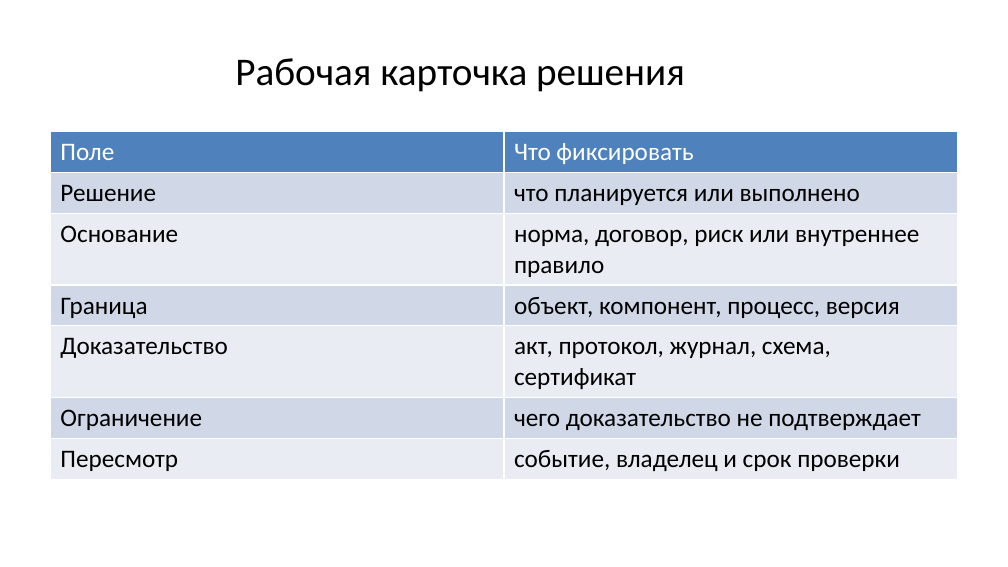
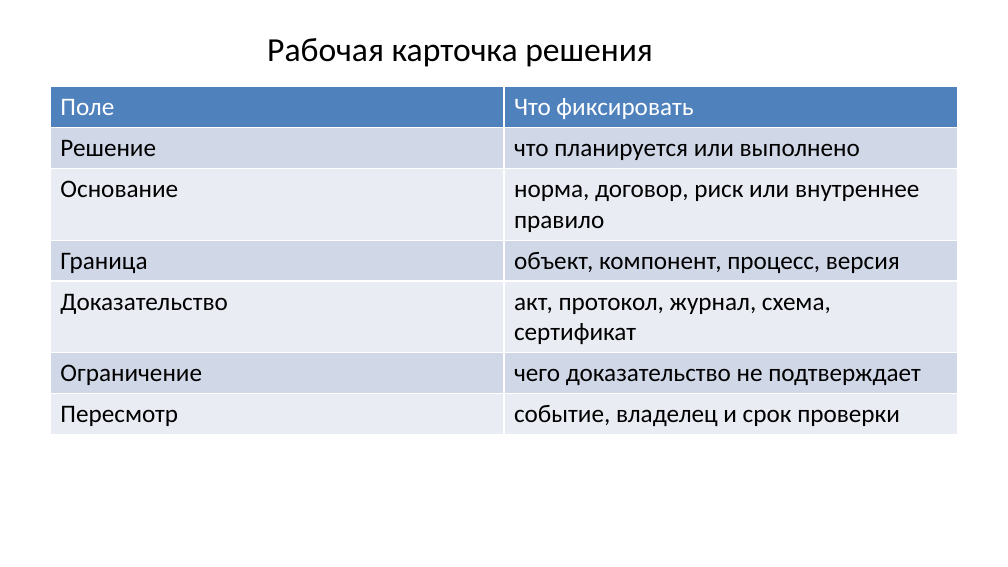
Before and after one commit to arasskazov/IFTIS-KII-2026, a slide deck: slide 10 of Lec_1_Модуль 1_1_Слайд-конспект.pptx. Drawn at 1008x567 pixels with LibreOffice and Linux fonts; fonts in the diff are those of the drawing; background and template pictures are left out. Boxes give left, top, right and bottom in pixels: in the first picture for what was removed or moved away, otherwise in the second. Text is boxed around its words. In the diff, an @@ line names an element or a change of style, - is before the commit and + after.

```diff
--- a/Lec_1_Модуль 1_1_Слайд-конспект.pptx
+++ b/Lec_1_Модуль 1_1_Слайд-конспект.pptx
@@ title "Рабочая карточка решения" at (267,38,653,67): size 28 to 24 pt @@
@@ table: place and size @@
-table at (50,132,958,475)
+table at (50,87,958,505)
```
Also in this commit, not shown: 11 other slides changed, 1 slide added.
